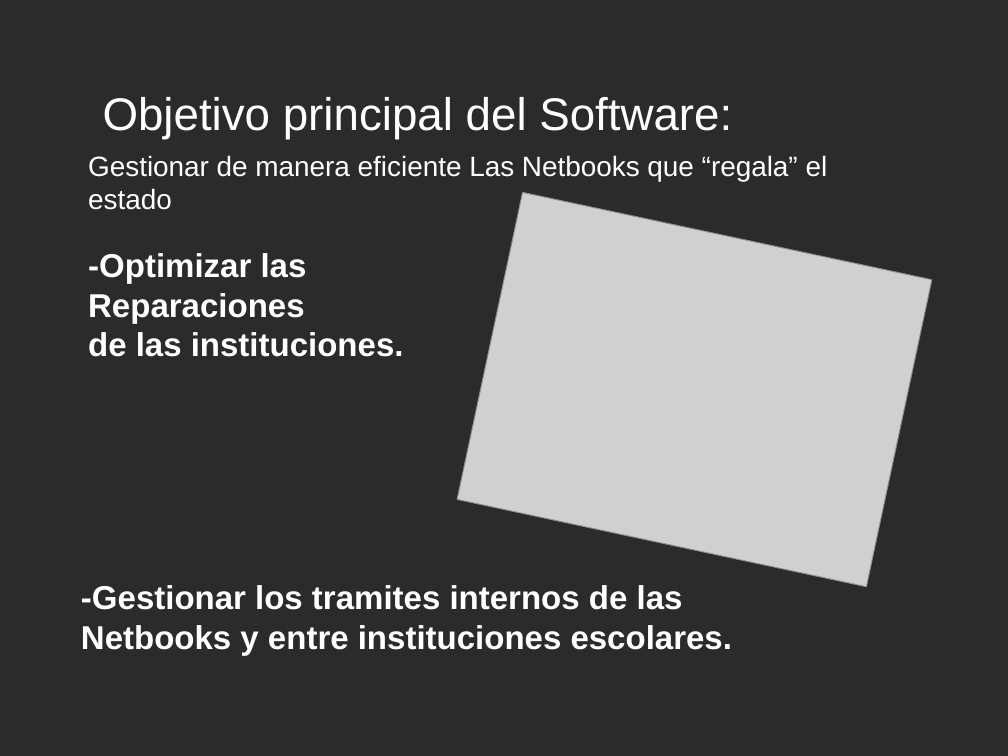
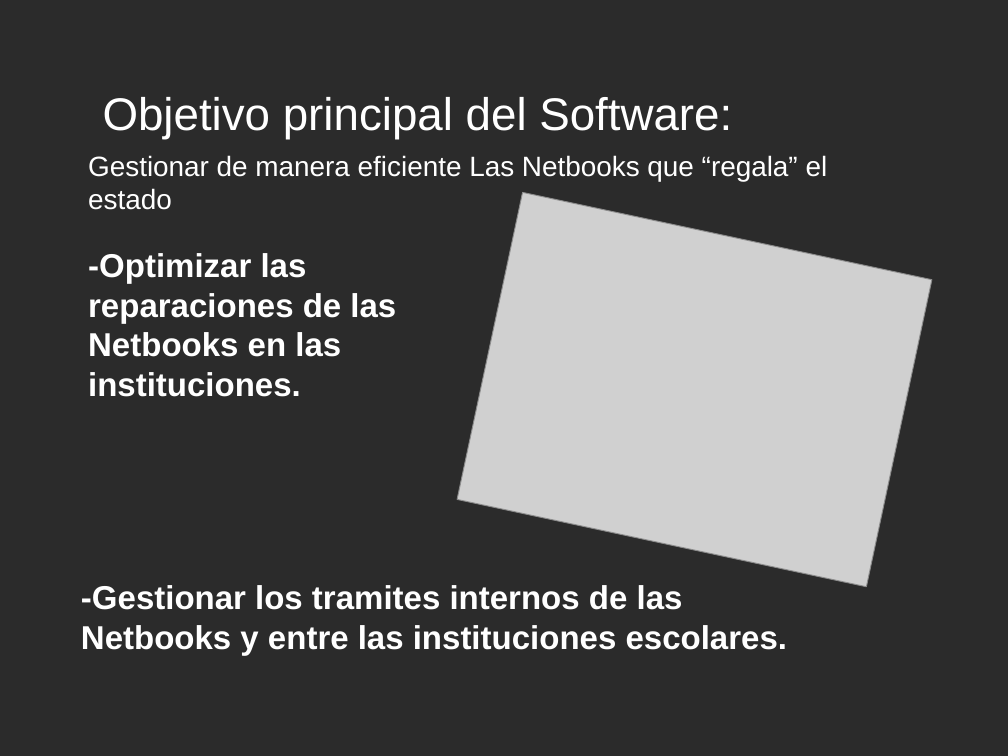
Before and after one commit to Estudiantina/Estudiantina, a slide deck: slide 7 of documentacion/presentacion/presentacion.odp (slide 6 before the commit). Drawn at 1008x756 pixels with LibreOffice and Linux fonts; fonts in the diff are those of the drawing; grey boxes stand for pictures; background and template pictures are left out; a plain dark background stands for a picture behind light text. Boxes give left, top, right and bottom in pixels: in the first picture for what was removed or moved away, otherwise in the second. Text is boxed around its words. In the diff, an @@ line names an element or a change of style, - is before the commit and + after.

```diff
--- a/documentacion/presentacion/presentacion.odp
+++ b/documentacion/presentacion/presentacion.odp
@@ text at (x1=88, y1=253, x2=396, y2=397): text changed @@
--Optimizar las Reparaciones
-de las instituciones.
+-Optimizar las reparaciones de las
+Netbooks en las instituciones.
@@ text at (x1=81, y1=585, x2=787, y2=656): text changed @@
--Gestionar los tramites internos de las Netbooks y entre instituciones escolares.
+-Gestionar los tramites internos de las Netbooks y entre las instituciones escolares.
```
Also in this commit, not shown: 2 other slides changed, 2 slides added, 1 slide removed.
